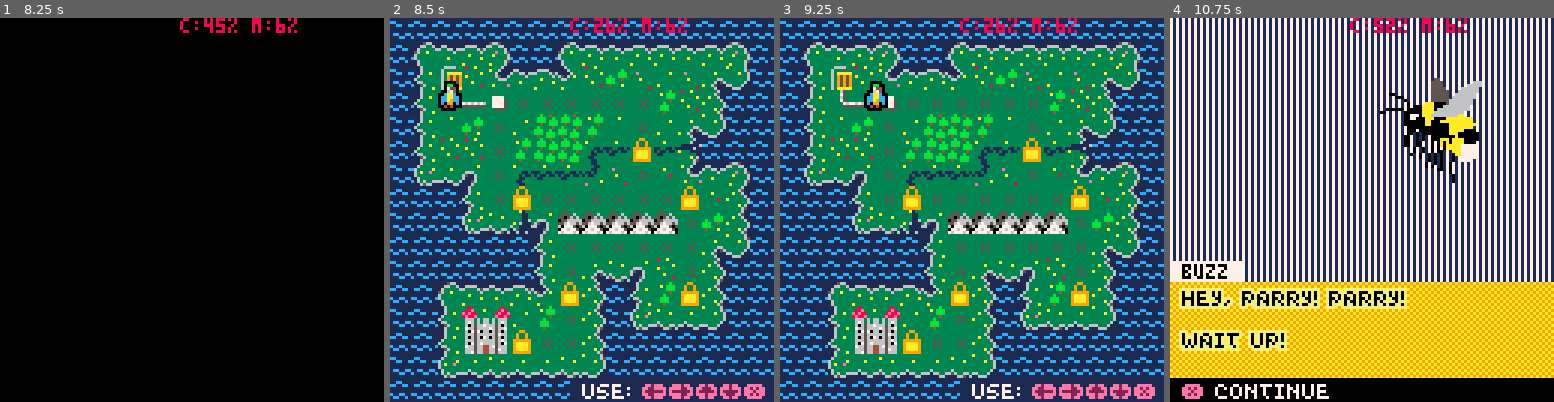
Above: before the commit, frames 1-4 (left to right).
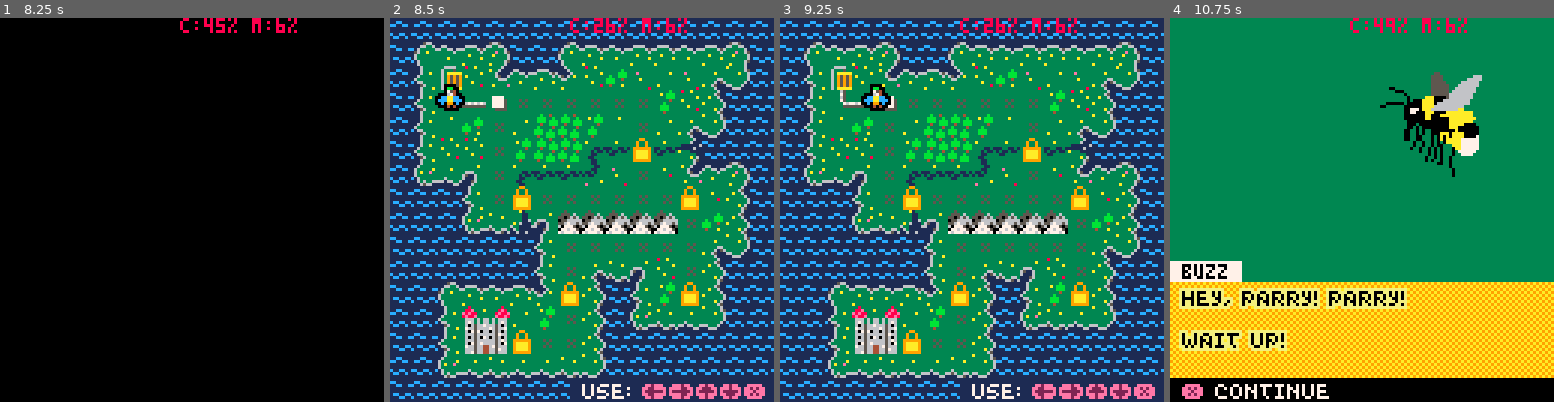
Above: after the commit, the same moments.

Repository: electroly/games
Game: PICO-8 cartridge carts/parry2.p8
Two runs of this game, one before a commit and one after it. Both use one fixed random seed, a clock stepped at 60 frames per second and the inputs below.
Inputs:
- Up to frame 1 (8.25 s): tap X (X key) at 0.33, 1.07, 1.85, 2.97, 4.08, 5.2, 6.32, 7.43 s; tap O (Z key) at 0.7, 1.7, 2.1, 2.5, 2.9, 3.3, 3.7, 4.1, 4.5, 4.9, 5.3, 5.7, 6.1, 6.5, 6.9, 7.3, 7.7, 8.1 s; hold Right 1.6-2.1 s; hold Up 2.15-2.42 s; hold Right 2.47-3.03 s; hold Left 3.08-3.58 s; hold Down 3.63-3.97 s; hold Right 4.02-4.68 s; hold Up 4.73-5.03 s; hold Left 5.08-5.68 s; hold Down 5.73-6.03 s; hold Right 6.08-6.58 s; hold Right 6.63-7.13 s; hold Up 7.18-7.45 s; hold Right 7.5-8.07 s; hold Left from 8.12 s (still down)
- Up to frame 2 (8.5 s): keep holding Left
- Up to frame 3 (9.25 s): tap O (Z key) at 8.5, 8.9 s; tap X (X key) at 8.55 s; release Left at 8.62 s; hold Down 8.67-9 s; hold Right from 9.05 s (still down)
- Up to frame 4 (10.75 s): tap O (Z key) every 0.4 s from 9.3 to 10.5 s; tap X (X key) at 9.67 s; release Right at 9.72 s; hold Up 9.77-10.07 s; hold Left 10.12-10.72 s

Frame 1 is identical in both runs. In frame 2, 15% of the frame differs, in the area x 0-100%, y 0-100%; in frame 3, 15%; in frame 4, 66%, in the area x 0-100%, y 0-69%.

Commit message:
Parry2 buzz song

Diff:
--- a/carts/parry2.p8
+++ b/carts/parry2.p8
@@ -275,6 +275,7 @@
  	sfx(0,3)
  	int_step=1
 	elseif int_step==7 then
+		music(-1)
 		int_end_ctr=0
 	elseif btndn[btn_x] then
 		sfx(0,3)
@@ -447,6 +448,7 @@
 
 --lvl01--
 function lvl01_init()
+	music(10)
 	l01_step=0
 	l01_end_ctr=nil
 
@@ -477,9 +479,8 @@
 end
 
 function lvl01_draw()
-	rectpattern(0,0,127,127,
-		clr_whi,clr_dblu,
-		clr_whi,clr_dblu)
+	rectfill(0,0,127,127,
+		clr_dgre)
 	if l01_step==0 then
 		buzz_dlg({
 			"hey, parry! parry!"
@@ -1491,7 +1492,8 @@
 end
 
 function buzz_dlg(ts)
-	art_portrait_buzz(70,20)
+	art_portrait_buzz(70,
+		20+flr(10*sin(ctr/128)))
 	char_dlg(ts,"buzz",
 		clr_ora,
 		clr_yel,
Not shown, changed: the music (__music__) section of carts/parry2.p8
Not shown, changed: the sound effects (__sfx__) section of carts/parry2.p8
